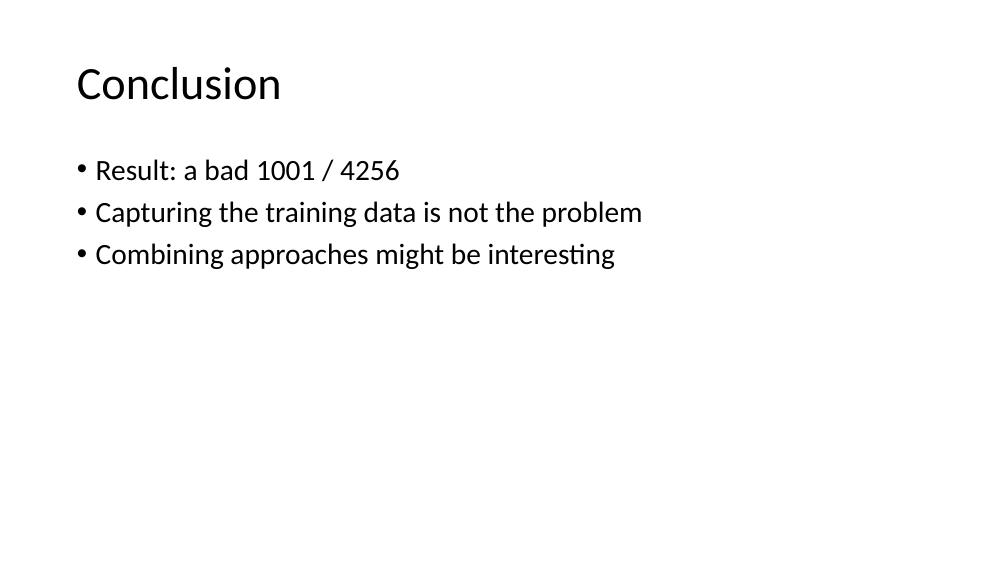
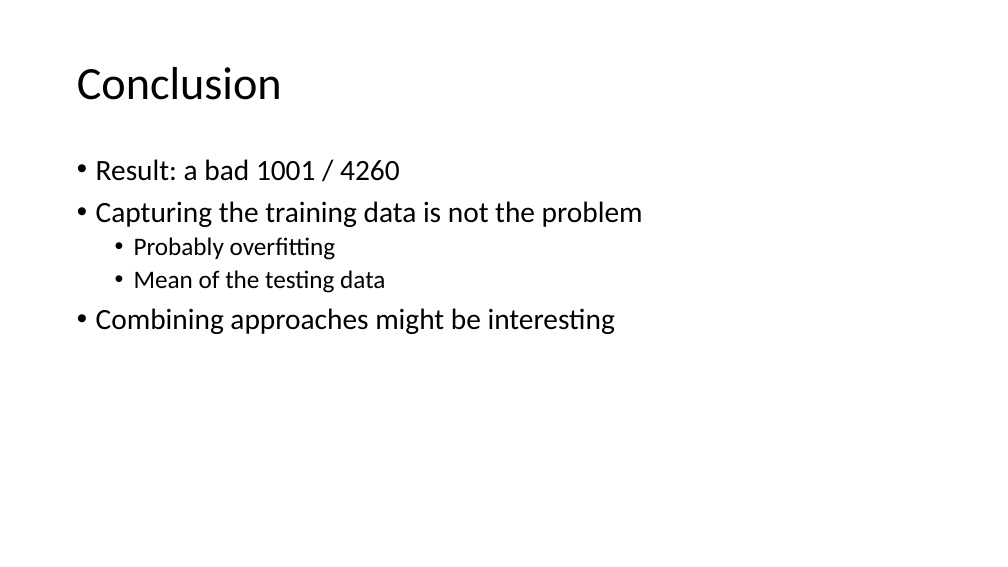
Before and after one commit to mariiader/adc_project, a slide deck: slide 18 of DengAI_PP_3.pptx (slide 17 before the commit). Drawn at 1008x567 pixels with LibreOffice and Linux fonts; fonts in the diff are those of the drawing. Boxes give left, top, right and bottom in pixels: in the first picture for what was removed or moved away, otherwise in the second. Text is boxed around its words. In the diff, an @@ line names an element or a change of style, - is before the commit and + after.

```diff
--- a/DengAI_PP_3.pptx
+++ b/DengAI_PP_3.pptx
@@ text at bbox=[96, 159, 400, 181]: text changed @@
-• Result: a bad 1001 / 4256
+• Result: a bad 1001 / 4260
@@ text at bbox=[134, 237, 385, 293]: paragraphs added @@
+  • Probably overfitting
+  • Mean of the testing data
```
Also in this commit, not shown: 4 other slides changed, 2 slides added, 1 other file.
